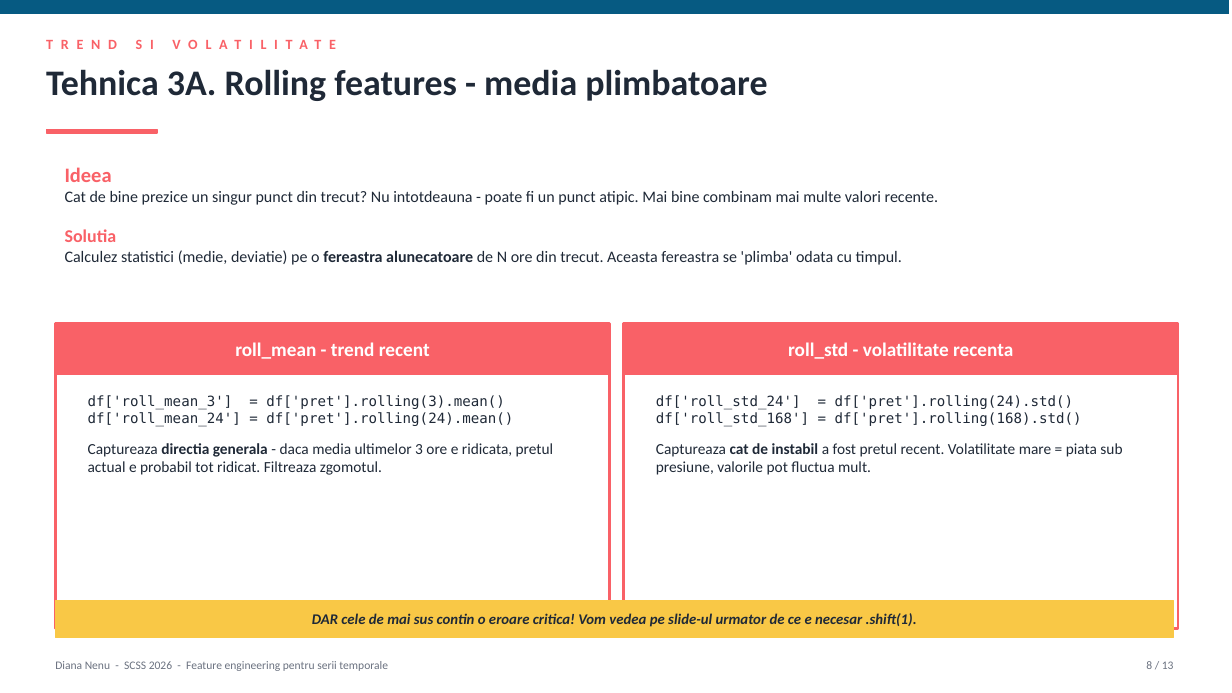
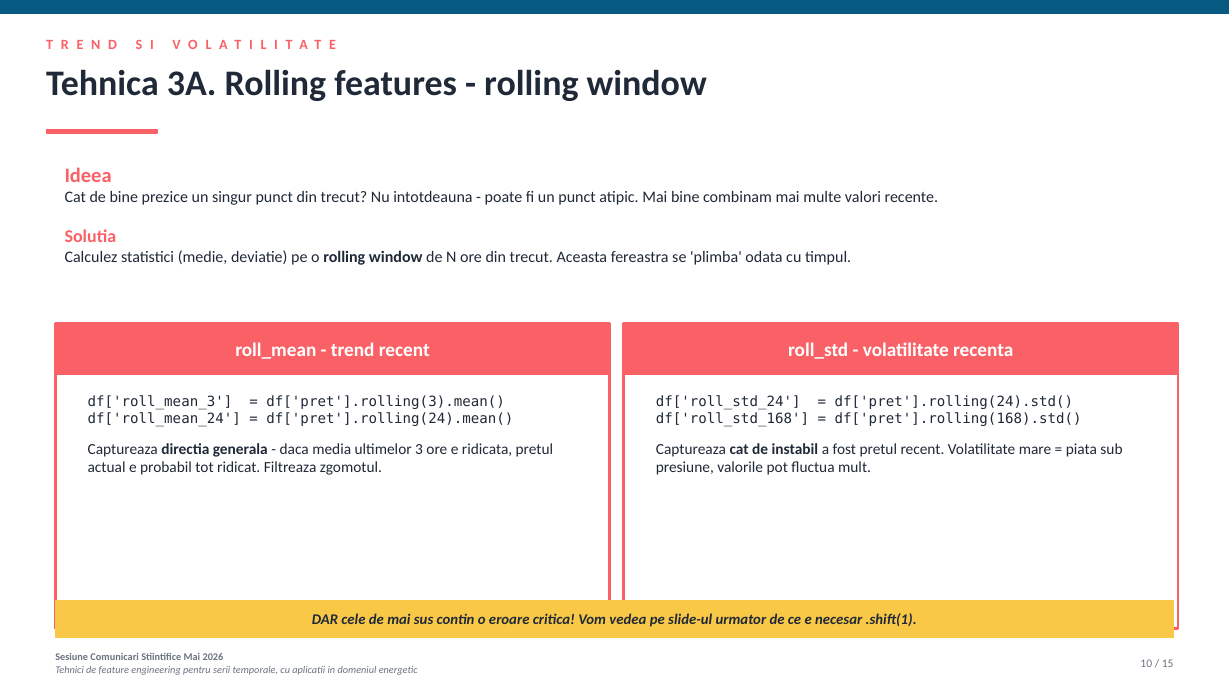
Before and after one commit to diana-nenu/Disertatie_AI_Platform, a slide deck: slide 10 of docs/SCSS/SCSS_FeatureEngineering_Diana_Nenu.pptx (slide 8 before the commit). Drawn at 1232x693 pixels with LibreOffice and Linux fonts; fonts in the diff are those of the drawing. Boxes give left, top, right and bottom in pixels: in the first picture for what was removed or moved away, otherwise in the second. Text is boxed around its words. In the diff, an @@ line names an element or a change of style, - is before the commit and + after.

Commit message:
SCSS pptx: 2 slide-uri noi (sin/cos, autoregresivitate) + footer extins
Modificari conform feedback:

* Footer (toate slide-urile 2-14): inlocuit 'Diana Nenu - SCSS 2026' cu
  'Sesiune Comunicari Stiintifice Mai 2026' pe 2 linii, cu titlul complet
  al lucrarii pe linia 2

* Slide 6 NOU - 'Functiile sin si cos pe scurt' (intermezzo matematic):
  - Cercul unitate cu punctul P si proiectiile sin/cos
  - Graficul functiilor pe perioada 0-2pi
  - 3 proprietati cheie: periodice, continue, identifica unic un punct

* Slide 8 NOU - 'Autoregresivitatea seriilor':
  - Definitia simpla cu exemplu energetic
  - Etimologia (auto + regresie)
  - Formula AR(1): y(t) = c + phi*y(t-1) + eps
  - Vizualizare cu serie + scatter t-1 vs t (corelatie ~0.90)
  - Concluzia: corelatia pret(t) cu pret(t-1) ~0.99 -> lag features

* Terminologie: 'fereastra alunecatoare' -> 'rolling window',
  'media plimbatoare' -> 'rolling window' in tot pptx-ul

* Total slide-uri: 13 -> 15. Numerotare X/15 actualizata
* Slide 15 (multumiri): adaugat 15/15 in dreapta jos

* Fixes pozitionare: banda navy slide 4 mutata sus, caseta slide 11
  redimensionata, casetele slide 13 mutate deasupra footer-ului

* Figuri noi: fig_fe_sin_cos_basics.png, fig_fe_autoregresivitate.png
* fig_fe_problema_orei_liniare.png: ajustare adnotare ca sa nu se
  suprapuna cu colorbar-ul

```diff
--- a/docs/SCSS/SCSS_FeatureEngineering_Diana_Nenu.pptx
+++ b/docs/SCSS/SCSS_FeatureEngineering_Diana_Nenu.pptx
@@ text at (46, 69, 707, 101): text changed @@
-Tehnica 3A. Rolling features - media plimbatoare
+Tehnica 3A. Rolling features - rolling window
@@ text at (65, 167, 939, 265): text changed @@
-Ideea
-Cat de bine prezice un singur punct din trecut? Nu intotdeauna - poate fi un punct atipic. Mai bine combinam mai multe valori recente.
-Solutia
-Calculez statistici (medie, deviatie) pe o fereastra alunecatoare de N ore din trecut. Aceasta fereastra se 'plimba' odata cu timpul.
+Ideea
+Cat de bine prezice un singur punct din trecut? Nu intotdeauna - poate fi un punct atipic. Mai bine combinam mai multe valori recente.
+Solutia
+Calculez statistici (medie, deviatie) pe o rolling window de N ore din trecut. Aceasta fereastra se 'plimba' odata cu timpul.
@@ text at (55, 653, 418, 675): text changed; size 9 to 8 pt; italic on @@
-Diana Nenu - SCSS 2026 - Feature engineering pentru serii temporale
+Sesiune Comunicari Stiintifice Mai 2026
+Tehnici de feature engineering pentru serii temporale, cu aplicatii in domeniul energetic
@@ text at (1140, 659, 1174, 667): text changed @@
-8 / 13
+10 / 15
```
Also in this commit, not shown: 11 other slides changed, 2 slides added, 2 other files.
